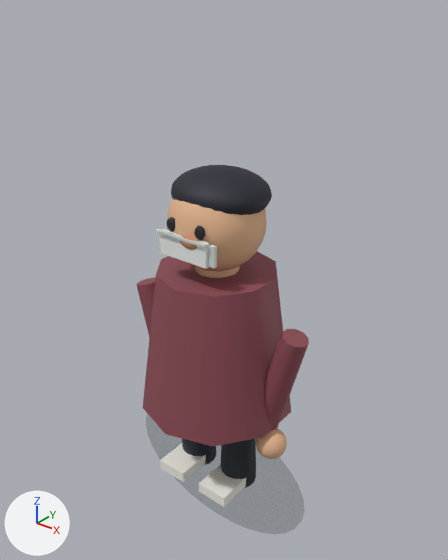
An edit to the glTF model public/assets/game/models/customers/customer_06.glb, drawn before and after from the same camera.
The view is the same before and after, from a 50 mm camera at (1.178, -1.436, 1.703) aimed at (-0.015, 0.055, 0.779). The lights are fixed; the arrows at lower left show +X, +Y and +Z. The first picture is the older version. Where no turn or scale is listed for an object, it has been applied to the vertices. Vertices at exactly the same position are counted once.

Objects in the first picture: 'arm_-0.255', 'arm_0.255', 'contact_shadow', 'eye_-0.055', 'eye_0.055', 'hair_cap', 'hand_0.255', 'head', 'leg_-0.095', 'leg_0.095', 'mask_strap_-0.105', 'mask_strap_0.105', 'mask_top_line', 'medical_mask', 'neck', 'nose', 'shoe_-0.095', 'shoe_0.095', 'torso'.
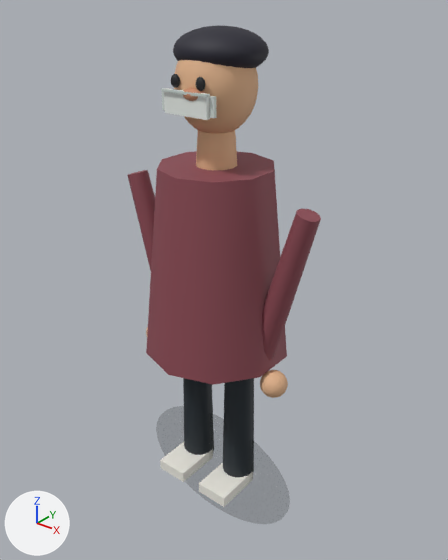
Where the newer file only moved an object's origin or applied its transform, the numbers keep the older frame.

Where the change shows, as pixel boxes [x1, y1, x2, y2] in the pictures (448 x 560 px):
'torso', moved, rescaled (20% taller)
    before: [143, 251, 291, 446]
    after: [146, 151, 287, 385]
'head', moved, rescaled (16% narrower)
    before: [167, 199, 267, 271]
    after: [174, 60, 258, 133]
'contact_shadow', rescaled
    before: [146, 413, 305, 534]
    after: [156, 406, 290, 524]
'hair_cap', moved, rescaled (14% shorter)
    before: [171, 165, 272, 215]
    after: [173, 25, 269, 68]
'arm_0.255', reshaped, moved
    before: [256, 329, 309, 439]
    after: [262, 208, 321, 361]
'leg_0.095', moved, rescaled
    before: [220, 440, 251, 488]
    after: [223, 378, 254, 477]
'leg_-0.095', moved, rescaled
    before: [182, 439, 211, 465]
    after: [183, 378, 213, 455]
'arm_-0.255', reshaped, moved
    before: [136, 277, 155, 338]
    after: [127, 170, 155, 271]
'medical_mask', moved, rescaled (6% narrower, 20% shorter)
    before: [160, 229, 209, 269]
    after: [164, 88, 210, 120]
'neck', moved
    before: [195, 266, 239, 278]
    after: [196, 130, 237, 170]
'hand_0.255', moved
    before: [256, 428, 287, 459]
    after: [260, 370, 288, 398]
'mask_top_line', moved, rescaled
    before: [157, 229, 208, 248]
    after: [161, 88, 208, 98]
'mask_strap_0.105', moved, rescaled (11% narrower)
    before: [209, 245, 217, 268]
    after: [210, 96, 217, 118]
'nose', moved, rescaled (8% narrower, 12% shorter)
    before: [180, 235, 203, 250]
    after: [183, 88, 204, 101]
'eye_0.055', moved, rescaled
    before: [194, 226, 205, 240]
    after: [196, 77, 205, 91]
'eye_-0.055', moved, rescaled
    before: [167, 217, 175, 232]
    after: [171, 74, 180, 88]
'mask_strap_-0.105', moved
    before: [156, 228, 162, 250]
    after: [162, 92, 165, 110]

Edits to the bpy script that builds the scene:
```text
Change me_mesh_0:
    remove me_mesh_0.from_pydata(...)  # 68 vertices, 128 faces; spans x -0.388..0.388, y -0.007..0.007, z -0.255..0.255
    add me_mesh_0.from_pydata(...)  # 68 vertices, 128 faces; spans x -0.326..0.326, y -0.007..0.007, z -0.224..0.224
    me_mesh_0 part 1: the whole mesh is scaled about its middle by (0.842, 1, 0.88)
Change me_mesh_1:
    remove me_mesh_1.from_pydata(...)  # 32 vertices, 56 faces; spans x -0.067..0.067, y -0.068..0.068, z -0.214..0.214
    add me_mesh_1.from_pydata(...)  # 32 vertices, 56 faces; spans x -0.058..0.058, y -0.059..0.059, z -0.316..0.316
    me_mesh_1 part 2: the whole mesh is scaled about its middle by (0.873, 0.873, 1.48)
Change me_mesh_3:
    remove me_mesh_3.from_pydata(...)  # 32 vertices, 56 faces; spans x -0.067..0.067, y -0.068..0.068, z -0.214..0.214
    add me_mesh_3.from_pydata(...)  # 32 vertices, 56 faces; spans x -0.058..0.058, y -0.059..0.059, z -0.316..0.316
    me_mesh_3 part 3: the whole mesh is scaled about its middle by (0.873, 0.873, 1.48)
Change me_mesh_5:
    remove me_mesh_5.from_pydata(...)  # 24 vertices, 40 faces; spans x -0.262..0.262, y -0.275..0.275, z -0.255..0.255
    add me_mesh_5.from_pydata(...)  # 24 vertices, 40 faces; spans x -0.238..0.238, y -0.25..0.25, z -0.316..0.316
    me_mesh_5 part 4: the whole mesh is scaled about its middle by (0.905, 0.905, 1.24)
Change me_mesh_10:
    remove me_mesh_10.from_pydata(...)  # 24 vertices, 40 faces; spans x -0.099..0.108, y -0.053..0.053, z -0.22..0.217
    add me_mesh_10.from_pydata(...)  # 24 vertices, 40 faces; spans x -0.112..0.121, y -0.046..0.046, z -0.287..0.284
    me_mesh_10 part 5: 24 of 24 vertices moved; they spanned x -0.099..0.108, y -0.053..0.053, z -0.22..0.217 and now span x -0.112..0.121, y -0.046..0.046, z -0.287..0.284; mean shift (0.0, 0.001, 0.0)
Change me_mesh_12:
    remove me_mesh_12.from_pydata(...)  # 24 vertices, 40 faces; spans x -0.108..0.099, y -0.053..0.053, z -0.22..0.217
    add me_mesh_12.from_pydata(...)  # 24 vertices, 40 faces; spans x -0.121..0.112, y -0.046..0.046, z -0.287..0.284
    me_mesh_12 part 6: 24 of 24 vertices moved; they spanned x -0.108..0.099, y -0.053..0.053, z -0.22..0.217 and now span x -0.121..0.112, y -0.046..0.046, z -0.287..0.284; mean shift (0.0, 0.001, 0.0)
Change me_mesh_14:
    remove me_mesh_14.from_pydata(...)  # 377 vertices, 720 faces; spans x -0.158..0.158, y -0.158..0.158, z -0.158..0.158
    add me_mesh_14.from_pydata(...)  # 377 vertices, 720 faces; spans x -0.122..0.122, y -0.122..0.122, z 0.275..0.561
    me_mesh_14 part 7: the whole mesh is scaled about its middle by (0.772, 0.772, 0.906), then moved by (0.0, 0.0, 0.418)
Change me_mesh_22:
    remove me_mesh_22.from_pydata(...)  # 377 vertices, 720 faces; spans x -0.165..0.165, y -0.147..0.147, z -0.076..0.076
    add me_mesh_22.from_pydata(...)  # 377 vertices, 720 faces; spans x -0.141..0.141, y -0.128..0.128, z 0.353..0.483
    me_mesh_22 part 8: the whole mesh is scaled about its middle by (0.853, 0.871, 0.853), then moved by (0.0, 0.0, 0.418)
Change ob_leg__0_095:
    ob_leg__0_095.location: (-0.097, 0.0, 0.224) -> (-0.097, 0.0, 0.347)
Change ob_leg_0_095:
    ob_leg_0_095.location: (0.097, 0.0, 0.224) -> (0.097, 0.0, 0.347)
Change ob_torso:
    ob_torso.location: (0.0, 0.0, 0.592) -> (0.0, 0.0, 0.877)
Change ob_neck:
    ob_neck.location: (0.0, 0.0, 0.847) -> (0.0, 0.0, 1.244)
Change ob_arm__0_255:
    ob_arm__0_255.location: (-0.26, -0.01, 0.5) -> (-0.26, -0.01, 0.836)
Change ob_arm_0_255:
    ob_arm_0_255.location: (0.26, -0.01, 0.5) -> (0.26, -0.01, 0.836)
Change ob_hand_0_255:
    ob_hand_0_255.location: (0.26, -0.031, 0.275) -> (0.26, -0.031, 0.52)
Change ob_nose:
    ob_nose.location: (0.025, -0.145, 0.975) -> (0.02, -0.12, 1.39)
    ob_nose.scale: (0.045, 0.025, 0.024) -> (0.035, 0.022, 0.018)
Change ob_eye__0_055:
    ob_eye__0_055.location: (-0.055, -0.145, 1.01) -> (-0.045, -0.12, 1.42)
    ob_eye__0_055.scale: (0.018, 0.012, 0.022) -> (0.015, 0.01, 0.018)
Change ob_eye_0_055:
    ob_eye_0_055.location: (0.055, -0.145, 1.01) -> (0.045, -0.12, 1.42)
    ob_eye_0_055.scale: (0.018, 0.012, 0.022) -> (0.015, 0.01, 0.018)
Change ob_medical_mask:
    ob_medical_mask.location: (0.0, -0.153, 0.95) -> (0.0, -0.126, 1.365)
    ob_medical_mask.scale: (0.18, 0.017, 0.075) -> (0.152, 0.015, 0.065)
Change ob_mask_top_line:
    ob_mask_top_line.location: (0.0, -0.164, 0.985) -> (0.0, -0.136, 1.395)
    ob_mask_top_line.scale: (0.19, 0.012, 0.008) -> (0.16, 0.01, 0.007)
Change ob_mask_strap__0_105:
    ob_mask_strap__0_105.location: (-0.105, -0.147, 0.95) -> (-0.087, -0.119, 1.365)
Change ob_mask_strap_0_105:
    ob_mask_strap_0_105.location: (0.105, -0.147, 0.95) -> (0.087, -0.119, 1.365)
    ob_mask_strap_0_105.scale: (0.018, 0.012, 0.065) -> (0.014, 0.01, 0.055)
```
